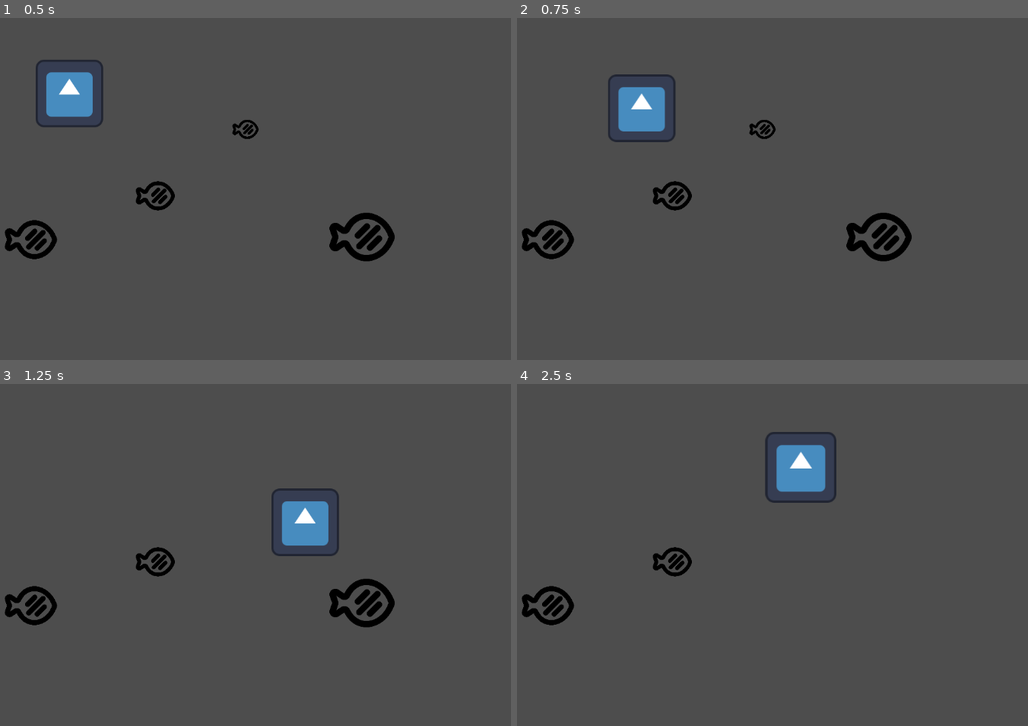
Above: before the commit, frames 1-4 (two rows, left to right).
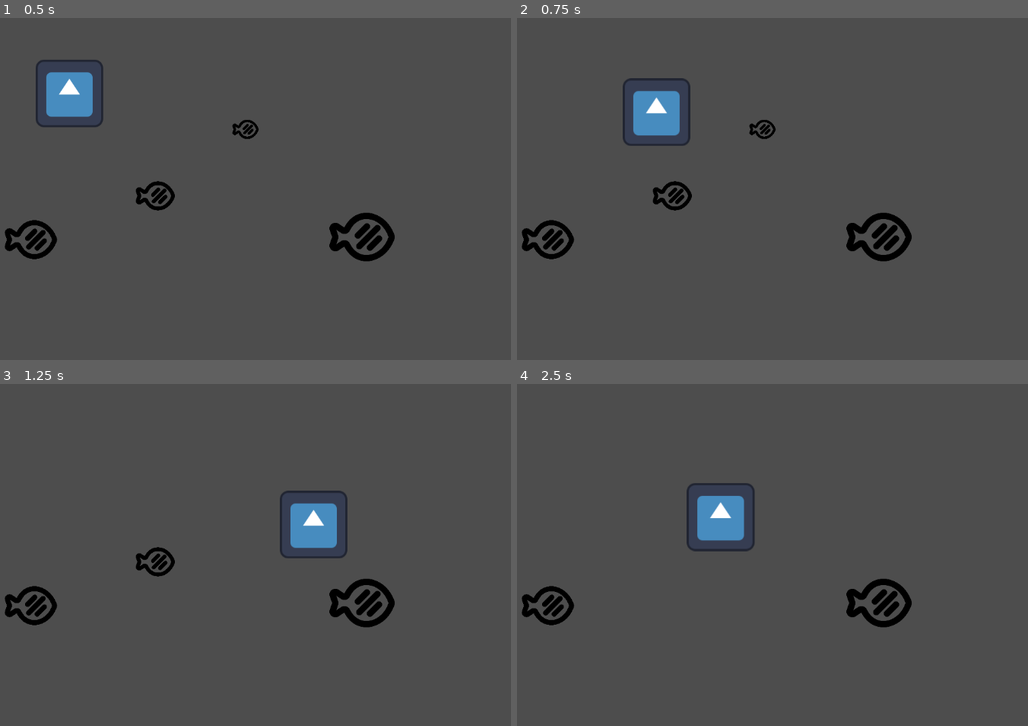
Above: after the commit, the same moments.

Repository: bryanjhdang/gmtk2024
Game: Godot game, scene res://scenes/sandbox.tscn
Two runs of this game, one before a commit and one after it. Both use one fixed random seed, a clock stepped at 60 frames per second and the inputs below. The engine's default icon, where the game draws it, is replaced by a stand-in: a white triangle on a blue panel in a dark square.
Inputs (mouse positions are in pixels of both pictures, inside the frame that each line leads up to):
- Up to frame 1 (0.5 s): no input
- Up to frame 2 (0.75 s): tap Enter at 0.5 s; move the mouse to (879, 171) at 0.52 s; press the mouse at (879, 171) at 0.53 s; hold Right (right) from 0.53 s (still down); right-click (879, 171) at 0.6 s
- Up to frame 3 (1.25 s): keep holding Right (right)
- Up to frame 4 (2.5 s): move the mouse to (624, 572) at 1.27 s; release Right (right) at 1.28 s; release the mouse at (624, 572) at 1.28 s; hold Down (down) 1.28-2.03 s; click (624, 572) at 1.35 s; right-click (624, 572) at 1.55 s; move the mouse to (808, 479) at 2.02 s; press the mouse at (808, 479) at 2.03 s; hold Right (right) from 2.03 s (still down); tap W (chomp) at 2.1 s

Frame 1 is identical in both runs. In frame 2, 1.6% of the frame differs, in the area x 17-34%, y 16-38%; in frame 3, 1.3%; in frame 4, 4.6%, in the area x 26-78%, y 14-72%.

Commit message:
Finish dash

Diff:
--- a/characters/player/player.gd
+++ b/characters/player/player.gd
@@ -3,24 +3,22 @@
 @onready var game_manager = %GameManager
 
 # Player
-var speed: float = 600.0
+var speed: float = 500.0
 var acceleration: float = 5000.0
-var deceleration: float = 600.0
+var deceleration: float = 700.0
 var health: int = 3
+
+# Dash
+var can_dash: bool = true
+var is_dashing: bool = false
+var dash_direction: Vector2
+var dash_speed_multiplier: int = 2
 
 # Movement
 const BOUND: float = 2
-var mouse_position: Vector2 = Vector2(0,0)
+var mouse_position: Vector2
 var prev_direction: Vector2
 
-func get_input():
-	var input_direction: Vector2 = Input.get_vector("left", "right", "up", "down")
-
-	if input_direction != Vector2(0, 0):
-		velocity = input_direction * speed
-		prev_direction = input_direction
-	else:
-		velocity = prev_direction * speed
 
 # Character movement - the player follows the mouse when left click is held
 func _process(delta: float) -> void:
@@ -28,12 +26,11 @@
 	scale = Vector2((game_manager.score + 900) / 1000, (game_manager.score + 900) / 1000)
 
 	# Handle movement
-	mouse_position = get_global_mouse_position()
-	#var mouse_direction = _get_mouse_direction()
-	if Input.is_action_pressed("move"):
-		_apply_acceleration(delta)
-	else:
-		_apply_deceleration(delta)
+	if not is_dashing:
+		if Input.is_action_pressed("move"):
+			_apply_acceleration(delta)
+		else:
+			_apply_deceleration(delta)
 
 	move_and_slide()
 
@@ -45,12 +42,14 @@
 		_chomp()
 
 
+func _apply_dash_movement(delta: float) -> void:
+	pass
+
 func _apply_acceleration(delta: float) -> void:
 	var direction = _get_mouse_direction()
 
 	# Check if the player is trying to move in the opposite direction
 	if velocity.dot(direction) < 0:
-	# Apply more deceleration when turning around
 		velocity -= velocity.normalized() * deceleration * delta
 
 	velocity += direction * acceleration * delta
@@ -69,6 +68,7 @@
 
 
 func _get_mouse_direction() -> Vector2:
+	mouse_position = get_global_mouse_position()
 	return (mouse_position - position).normalized()
 
 
@@ -78,13 +78,22 @@
 	return true
 
 
-# Moves the player forward a certain amount
 func _dash() -> void:
-	speed *= 3
-	# lock direction
-	await get_tree().create_timer(0.2).timeout
-	# unlock speed and direction
-	speed /= 3
+	if can_dash:
+		can_dash = false
+		is_dashing = true
+		dash_direction = _get_mouse_direction()
+		velocity = dash_direction * speed * dash_speed_multiplier
+
+		# Create a timer until dash ends
+		var dash_timer: SceneTreeTimer = get_tree().create_timer(0.3)
+		dash_timer.timeout.connect(_end_dash)
+
+
+func _end_dash() -> void:
+	is_dashing = false
+	can_dash = true
+	velocity = dash_direction * speed
 
 
 # The player bites on an enemy giving bonus combos
